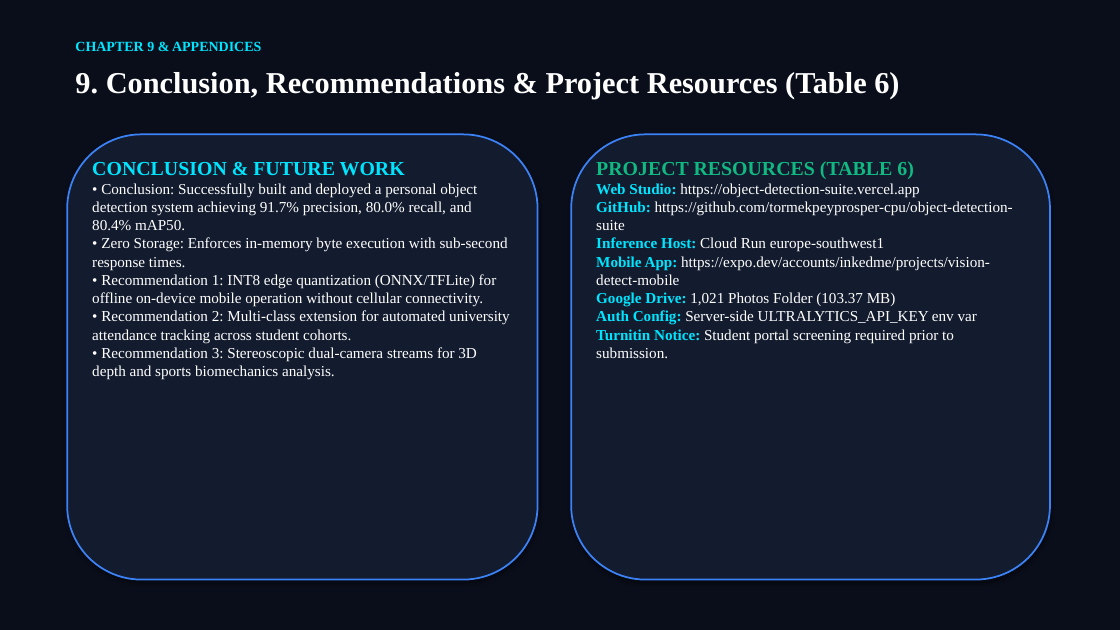
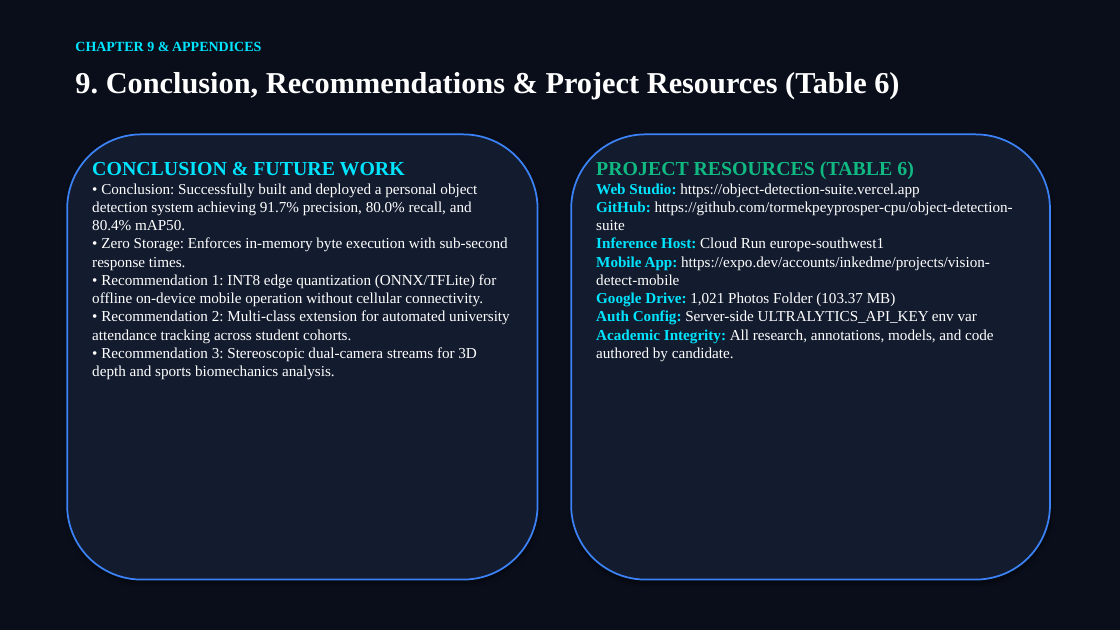
Before and after one commit to tormekpeyprosper-cpu/object-detection-suite, a slide deck: slide 17 of docs/Object_Detection_Suite_Presentation.pptx. Drawn at 1120x630 pixels with LibreOffice and Linux fonts; fonts in the diff are those of the drawing. Boxes give left, top, right and bottom in pixels: in the first picture for what was removed or moved away, otherwise in the second. Text is boxed around its words. In the diff, an @@ line names an element or a change of style, - is before the commit and + after.

```diff
--- a/docs/Object_Detection_Suite_Presentation.pptx
+++ b/docs/Object_Detection_Suite_Presentation.pptx
@@ text at [596,329,994,362]: text changed @@
-Turnitin Notice: Student portal screening required prior to submission.
+Academic Integrity: All research, annotations, models, and code authored by candidate.
```
Also in this commit, not shown: 3 other files.
